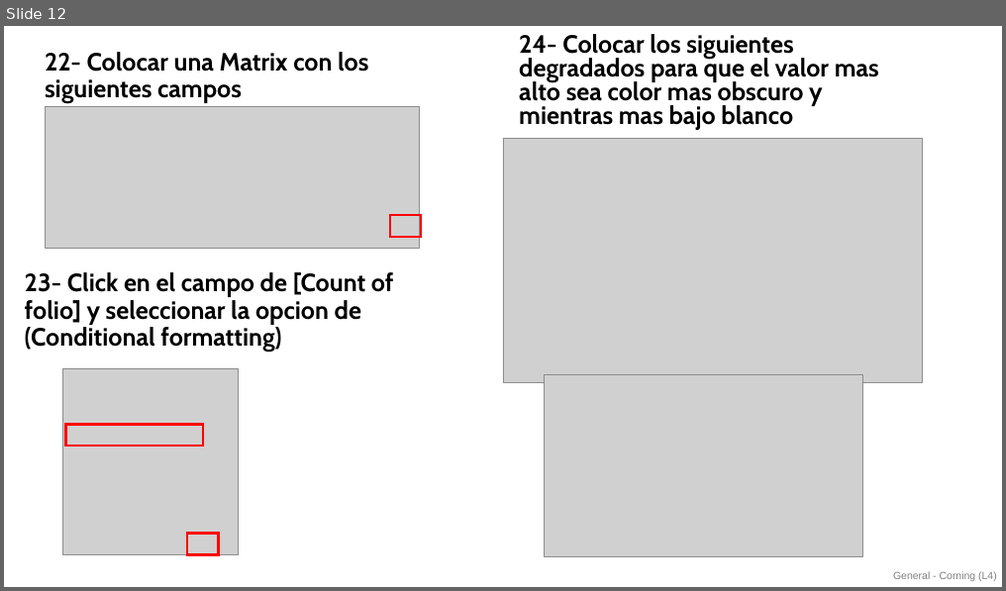
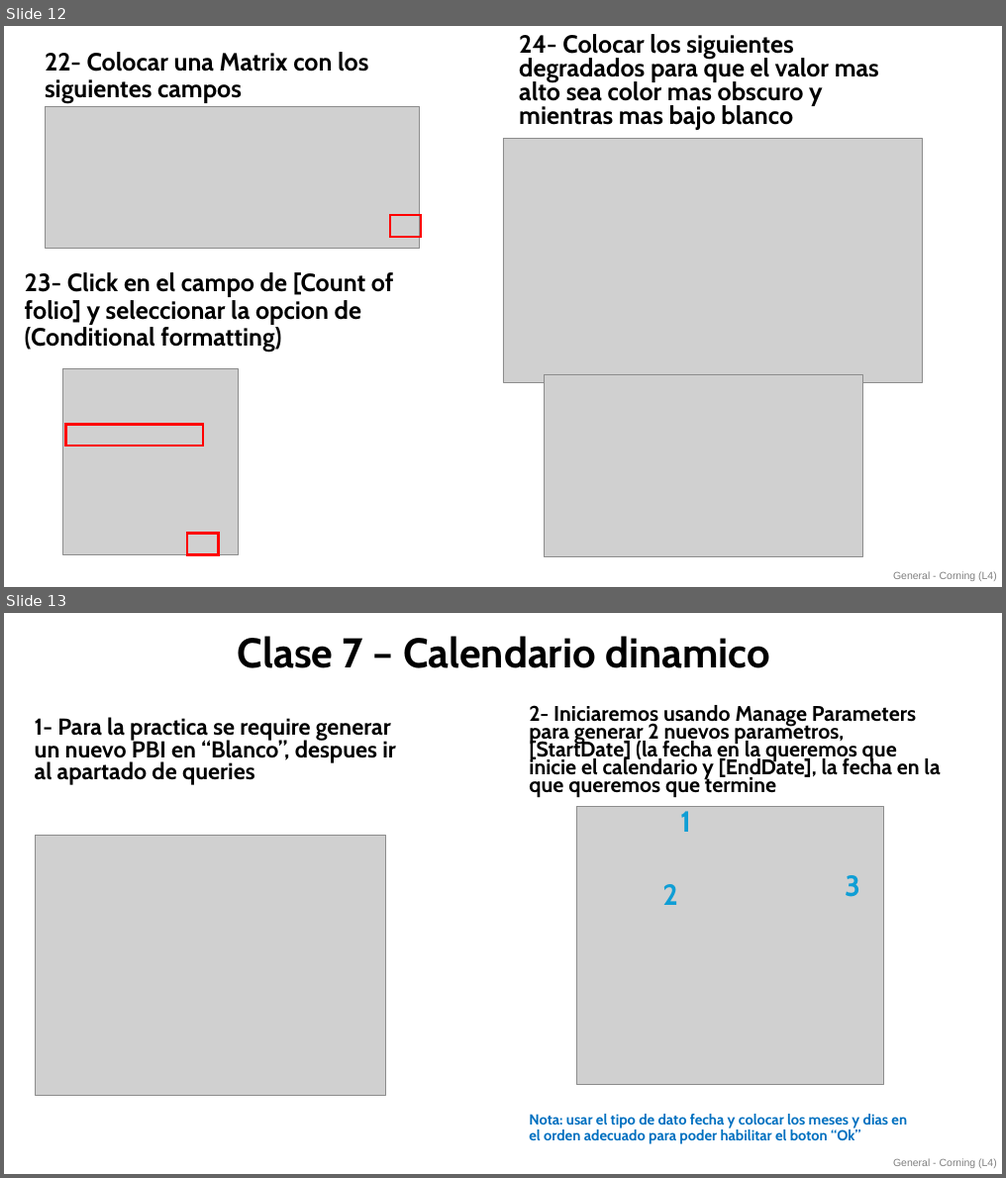
Before and after one commit to EduardoGlzF/PBICourses, a slide deck: Clase7.pptx. Shown one above the other, each under a label of ours: slide 12 before the commit, slides 12 and 13 after it. The pictures are 1006x591 and 1006x1178 pixels, drawn with LibreOffice and Linux fonts; fonts in the diff are those of the drawing; grey boxes stand for pictures. Boxes give left, top, right and bottom in pixels: in the first picture for what was removed or moved away, otherwise in the second. Text is boxed around its words. In the diff, an @@ line names an element or a change of style, - is before the commit and + after.

```diff
--- a/Clase7.pptx
+++ b/Clase7.pptx
@@ slide 13 added at (4,613,1002,1174), background #FFFFFF; not listed: 1 template element that a slide beside it also shows @@
@@ text added at (238,636,770,668), 40 pt, text #000000, bold @@
+Clase 7 – Calendario dinamico
@@ text added at (35,717,396,785), 22.2 pt, text #000000, bold @@
+1- Para la practica se require generar un nuevo PBI en “Blanco”, despues ir al apartado de queries
@@ text added at (529,705,940,798), 20.4 pt, text #000000, bold @@
+2- Iniciaremos usando Manage Parameters para generar 2 nuevos parametros, [StartDate] (la fecha en la queremos que inicie el calendario y [EndDate], la fecha en la que queremos que termine
@@ picture added at (576,807,884,1084) @@
@@ text added at (680,811,691,832), 28 pt, text #0F9ED5, bold @@
+1
@@ picture added at (35,836,386,1096) @@
@@ text added at (845,875,860,897), 28 pt, text #0F9ED5, bold @@
+3
@@ text added at (662,884,678,905), 28 pt, text #0F9ED5, bold @@
+2
@@ text added at (529,1114,907,1145), 14 pt, text #0070C0, bold @@
+Nota: usar el tipo de dato fecha y colocar los meses y dias en el orden adecuado para poder habilitar el boton “Ok”
```
Also in this commit, not shown: 1 slide changed, 3 other slides added.
